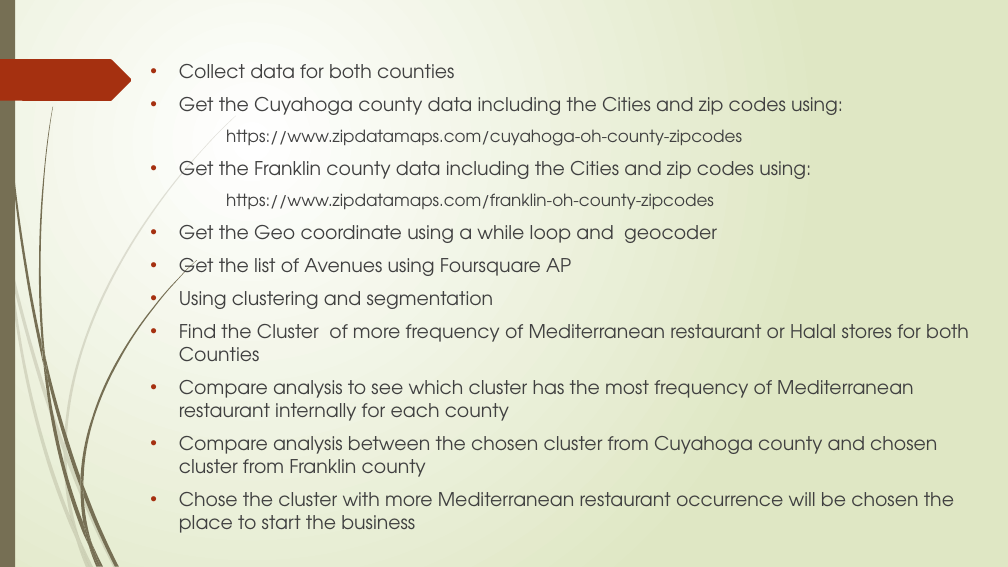
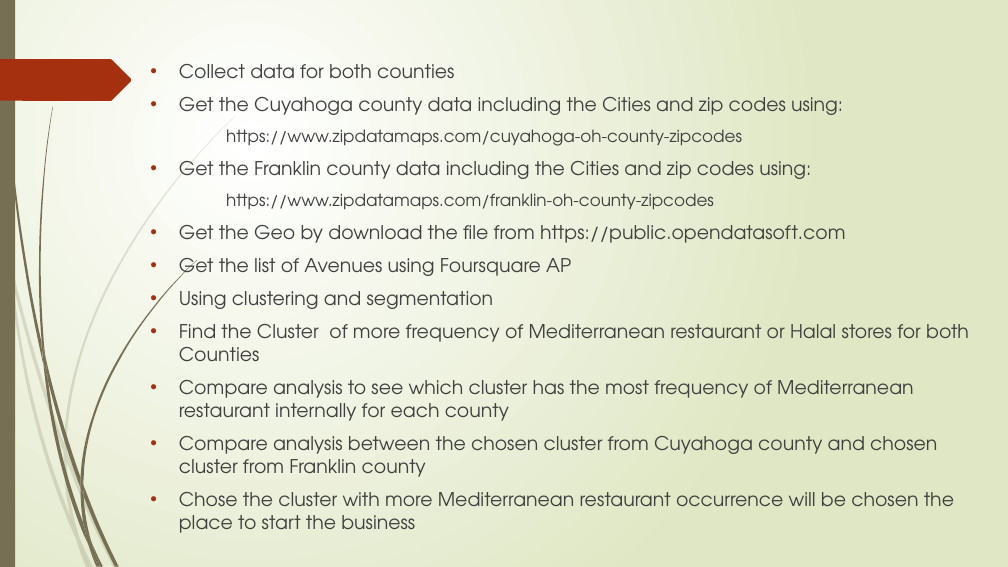
Before and after one commit to ameralbuttma/Coursera_Capstone_12_24_2020, a slide deck: slide 4 of Halal Food Provider in Ohio_USA.pptx. Drawn at 1008x567 pixels with LibreOffice and Linux fonts; fonts in the diff are those of the drawing. Boxes give left, top, right and bottom in pixels: in the first picture for what was removed or moved away, otherwise in the second. Text is boxed around its words. In the diff, an @@ line names an element or a change of style, - is before the commit and + after.

```diff
--- a/Halal Food Provider in Ohio_USA.pptx
+++ b/Halal Food Provider in Ohio_USA.pptx
@@ text at bbox=[179, 225, 845, 243]: text changed @@
-• Get the Geo coordinate using a while loop and geocoder
+• Get the Geo by download the file from https://public.opendatasoft.com
```
Also in this commit, not shown: 17 slides added, 1 other file.
